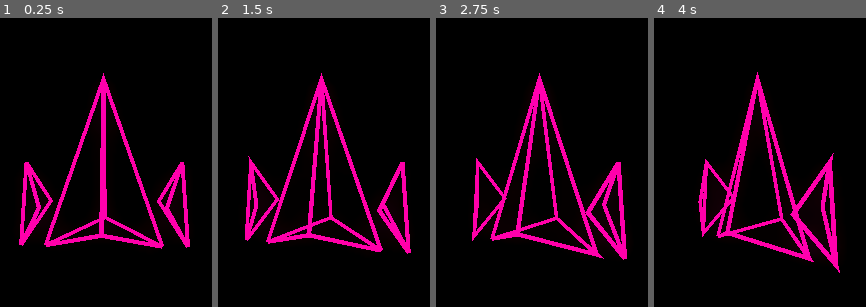
Above: before the commit, frames 1-4 (left to right).
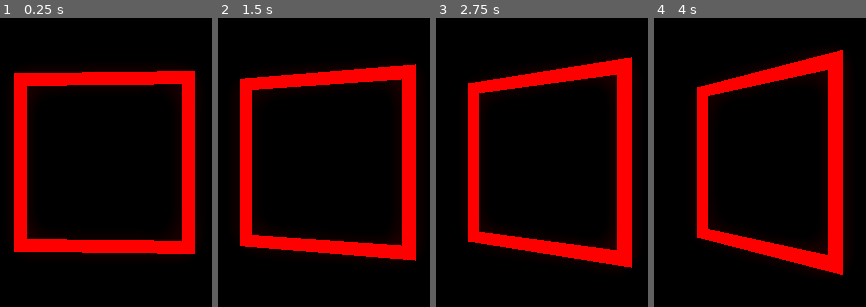
Above: after the commit, the same moments.

Repository: miniluz/ScreenSpaceProjectedLines
Game: Godot game, scene res://source/main.tscn
Same seed, same stepped clock (60 frames per second), same inputs: the game is played once before the commit and once after it.
Inputs:
- Up to frame 1 (0.25 s): no input
- Up to frame 2 (1.5 s): no input
- Up to frame 3 (2.75 s): no input
- Up to frame 4 (4 s): no input

The runs differ from the first frame. In frame 1, 20% of the frame differs, in the area x 6-92%, y 18-82%; in frame 2, 20%, in the area x 10-94%, y 15-85%; in frame 3, 20%; in frame 4, 19%.

Commit message:
More shaders

Diff:
--- /dev/null
+++ b/no-depth.gdshader
@@ -0,0 +1,56 @@
+shader_type spatial;
+render_mode cull_disabled;
+
+uniform vec4 albedo : source_color;
+uniform float thickness;
+
+
+void vertex() {
+	vec4 vect = PROJECTION_MATRIX * (MODELVIEW_MATRIX * vec4(VERTEX, 1));
+
+	if (CUSTOM0.w * CUSTOM0.w < 0.1) {
+		/* This runs if CUSTOM0 is not set */
+		/* It's done so you can see what the ship looks like in the editor normally */
+
+		POSITION = vect;
+
+	}
+
+	vec4 next = PROJECTION_MATRIX * (MODELVIEW_MATRIX * vec4(CUSTOM0.xyz, 1));
+	vec4 prev = PROJECTION_MATRIX * (MODELVIEW_MATRIX * vec4(CUSTOM1.xyz, 1));
+
+	vec2 scaling = vec2(VIEWPORT_SIZE.x/VIEWPORT_SIZE.y, 1.);
+	vec2 inv_scaling = vec2(VIEWPORT_SIZE.y/VIEWPORT_SIZE.x, 1.);
+
+	vec2 A = prev.xy * scaling;
+	vec2 B = vect.xy * scaling;
+	vec2 C = next.xy * scaling;
+
+	vec2 AB = normalize(A-B);
+	vec2 CB = normalize(C-B);
+	float cosb = dot(AB, CB);
+	vec2 offset;
+
+	if (cosb * cosb > 0.99) {
+		// Done so you don't take the inverse square root of 0.
+		offset = vec2(-AB.y, AB.x) * CUSTOM0.w;
+	}
+	else {
+
+		float isinb = inversesqrt(1. - cosb * cosb);
+
+		vec2 u = AB * CUSTOM0.w * isinb;
+		vec2 v = CB * CUSTOM0.w * isinb;
+
+		offset = u + v;
+
+	}
+
+	POSITION = vect + vec4(offset * inv_scaling * thickness,0,0); // + vec4(0,0,0.01,0);
+
+}
+
+void fragment() {
+	ALBEDO = albedo.rgb;
+	EMISSION = albedo.rgb;
+}
--- /dev/null
+++ b/no-limit.gdshader
@@ -0,0 +1,56 @@
+shader_type spatial;
+render_mode cull_disabled;
+
+uniform vec4 albedo : source_color;
+uniform float thickness;
+
+
+void vertex() {
+	vec4 vect = PROJECTION_MATRIX * (MODELVIEW_MATRIX * vec4(VERTEX, 1));
+
+	if (CUSTOM0.w * CUSTOM0.w < 0.1) {
+		/* This runs if CUSTOM0 is not set */
+		/* It's done so you can see what the ship looks like in the editor normally */
+
+		POSITION = vect;
+
+	}
+
+	vec4 next = PROJECTION_MATRIX * (MODELVIEW_MATRIX * vec4(CUSTOM0.xyz, 1));
+	vec4 prev = PROJECTION_MATRIX * (MODELVIEW_MATRIX * vec4(CUSTOM1.xyz, 1));
+
+	vec2 scaling = vec2(VIEWPORT_SIZE.x/VIEWPORT_SIZE.y, 1.);
+	vec2 inv_scaling = vec2(VIEWPORT_SIZE.y/VIEWPORT_SIZE.x, 1.);
+
+	vec2 A = prev.xy * scaling / prev.z;
+	vec2 B = vect.xy * scaling / vect.z;
+	vec2 C = next.xy * scaling / next.z;
+
+	vec2 AB = normalize(A-B);
+	vec2 CB = normalize(C-B);
+	float cosb = dot(AB, CB);
+	vec2 offset;
+
+	if (cosb * cosb > 0.99) {
+		// Done so you don't take the inverse square root of 0.
+		offset = vec2(-AB.y, AB.x) * CUSTOM0.w;
+	}
+	else {
+
+		float isinb = inversesqrt(1. - cosb * cosb);
+
+		vec2 u = AB * CUSTOM0.w * isinb;
+		vec2 v = CB * CUSTOM0.w * isinb;
+
+		offset = u + v;
+
+	}
+
+	POSITION = vect + vec4(offset * inv_scaling * thickness,0,0); // + vec4(0,0,0.01,0);
+
+}
+
+void fragment() {
+	ALBEDO = albedo.rgb;
+	EMISSION = albedo.rgb;
+}
--- a/source/raw_ship.gdshader
+++ b/source/raw_ship.gdshader
@@ -8,7 +8,13 @@
 void vertex() {
 	vec4 vect = PROJECTION_MATRIX * (MODELVIEW_MATRIX * vec4(VERTEX, 1));
 
-	if (CUSTOM0.w * CUSTOM0.w > 0.1) {
+	if (CUSTOM0.w * CUSTOM0.w < 0.1) {
+		/* This runs if CUSTOM0 is not set */
+		/* It's done so you can see what the ship looks like in the editor normally */
+
+		POSITION = vect;
+
+	}
 
 	vec4 next = PROJECTION_MATRIX * (MODELVIEW_MATRIX * vec4(CUSTOM0.xyz, 1));
 	vec4 prev = PROJECTION_MATRIX * (MODELVIEW_MATRIX * vec4(CUSTOM1.xyz, 1));
@@ -25,35 +31,29 @@
 	float cosb = dot(AB, CB);
 	vec2 offset;
 
-	if (cosb < -0.99 || cosb > 0.99) {
+	if (cosb * cosb > 0.99) {
 		offset = vec2(-AB.y, AB.x) * CUSTOM0.w;
 	}
 	else {
 
-	float isinb = inversesqrt(1. - cosb * cosb);
+		float isinb = inversesqrt(1. - cosb * cosb);
 
-	vec2 u = AB * CUSTOM0.w * isinb;
-	vec2 v = CB * CUSTOM0.w * isinb;
+		vec2 u = AB * CUSTOM0.w * isinb;
+		vec2 v = CB * CUSTOM0.w * isinb;
 
-	offset = u + v;
+		offset = u + v;
 
-	const float limit = 5.;
+		const float limit = 2.;
 
-	float excess = length(offset) - limit;
+		float excess = length(offset) - limit;
 
-	if (excess > 0.) {
-		// offset = normalize(offset) * limit * abs(thick);
-		offset = u - v;
-	}
+		if (excess > 0.) {
+			offset = normalize(offset) * limit;
+		}
 
 	}
 
-	POSITION = vect + vec4(offset * inv_scaling * thickness,0,0) + vec4(0,0,0.01,0);
-
-	}
-	else {
-		POSITION = vect;
-	}
+	POSITION = vect + vec4(offset * inv_scaling * thickness,0,0); // + vec4(0,0,0.01,0);
 
 }
 
--- a/source/raw_square.tscn
+++ b/source/raw_square.tscn
@@ -2,11 +2,11 @@
 
 [ext_resource type="PackedScene" uid="uid://ddbyasx4g1cfl" path="res://assets/raw_square.glb" id="1_ah2uq"]
 [ext_resource type="Script" path="res://source/decompose_new.gd" id="2_tce0w"]
-[ext_resource type="Shader" path="res://source/raw_ship.gdshader" id="3_hmhvh"]
+[ext_resource type="Shader" path="res://switcheroo-limit.gdshader" id="3_eq1oc"]
 
 [sub_resource type="ShaderMaterial" id="ShaderMaterial_jxawb"]
 render_priority = 0
-shader = ExtResource("3_hmhvh")
+shader = ExtResource("3_eq1oc")
 shader_parameter/albedo = Color(1, 0, 0, 1)
 shader_parameter/thickness = 0.1
 
--- /dev/null
+++ b/switcheroo-limit.gdshader
@@ -0,0 +1,63 @@
+shader_type spatial;
+render_mode cull_disabled;
+
+uniform vec4 albedo : source_color;
+uniform float thickness;
+
+
+void vertex() {
+	vec4 vect = PROJECTION_MATRIX * (MODELVIEW_MATRIX * vec4(VERTEX, 1));
+
+	if (CUSTOM0.w * CUSTOM0.w < 0.1) {
+		/* This runs if CUSTOM0 is not set */
+		/* It's done so you can see what the ship looks like in the editor normally */
+
+		POSITION = vect;
+
+	}
+
+	vec4 next = PROJECTION_MATRIX * (MODELVIEW_MATRIX * vec4(CUSTOM0.xyz, 1));
+	vec4 prev = PROJECTION_MATRIX * (MODELVIEW_MATRIX * vec4(CUSTOM1.xyz, 1));
+
+	vec2 scaling = vec2(VIEWPORT_SIZE.x/VIEWPORT_SIZE.y, 1.);
+	vec2 inv_scaling = vec2(VIEWPORT_SIZE.y/VIEWPORT_SIZE.x, 1.);
+
+	vec2 A = prev.xy * scaling / prev.z;
+	vec2 B = vect.xy * scaling / vect.z;
+	vec2 C = next.xy * scaling / next.z;
+
+	vec2 AB = normalize(A-B);
+	vec2 CB = normalize(C-B);
+	float cosb = dot(AB, CB);
+	vec2 offset;
+
+	if (cosb * cosb > 0.99) {
+		offset = vec2(-AB.y, AB.x) * CUSTOM0.w;
+	}
+	else {
+
+		float isinb = inversesqrt(1. - cosb * cosb);
+
+		vec2 u = AB * CUSTOM0.w * isinb;
+		vec2 v = CB * CUSTOM0.w * isinb;
+
+		offset = u + v;
+
+		const float limit = 3.;
+
+		float excess = length(offset) - limit;
+
+		if (excess > 0.) {
+			offset = u - v;
+		}
+
+	}
+
+	POSITION = vect + vec4(offset * inv_scaling * thickness,0,0); // + vec4(0,0,0.01,0);
+
+}
+
+void fragment() {
+	ALBEDO = albedo.rgb;
+	EMISSION = albedo.rgb;
+}
Not shown: 1 places in source/main.tscn that only renumber resources
